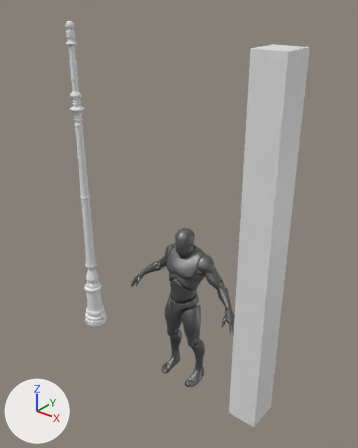
What one commit did to the Blender file European Street Lamp/Blender/Eurpean_Street_Lamp.blend.
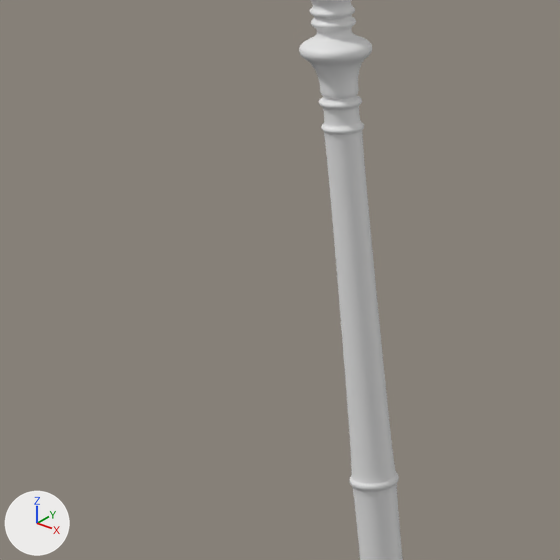
Each version is shown whole from a camera (50 mm lens) standing at (4.1, -3.42, 3.97) and looking at (1.23, 0.18, 1.74), then close up on the part from 2% to 34% of the width and 22% to 48% of the height. Lighting does not change. The marker at lower left points along +X, +Y and +Z.

Before the edit, the objects in view are built like this:
```python
me_cylinder_003 = bpy.data.meshes.new('Cylinder.003')
me_cylinder_003.from_pydata(...)  # 5169 vertices, 5153 faces; spans x -0.15..0.15, y -0.15..0.15, z 0.0..3.64
me_cylinder_003.polygons.foreach_set('use_smooth', [True] * 5153)
ob_cylinder = bpy.data.objects.new('Cylinder', me_cylinder_003)
ob_cylinder.location = (0.0, 0.0, 0.0)
_m = ob_cylinder.modifiers.new('Subdivision', 'SUBSURF')
```
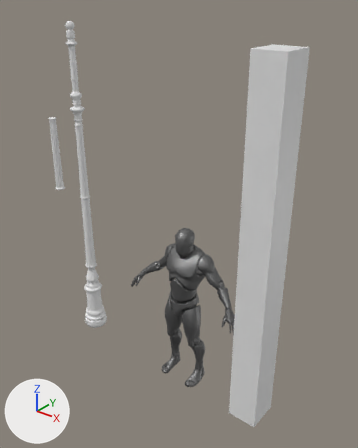
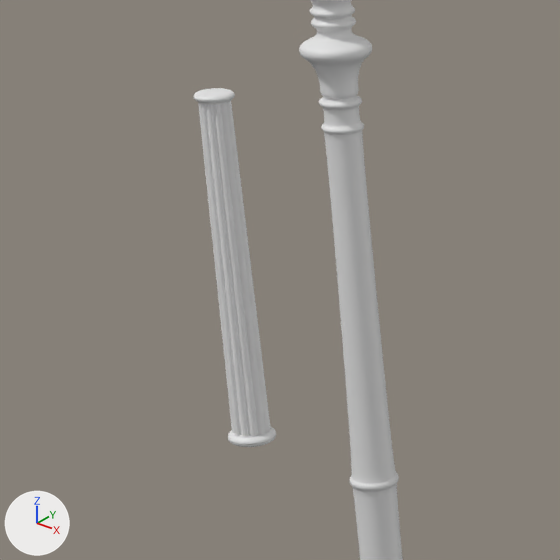
Location of each change, [x1, y1, x2, y2] in pixels of the close-ups (560 x 560 px):
'Circle', added: after [193, 88, 276, 445]
'Cylinder.001', added: after [194, 95, 235, 104]
'Cylinder.002', added: after [229, 434, 276, 447]

The change, as a diff of the scene's bpy script:
```diff
--- a/European Street Lamp/Blender/Eurpean_Street_Lamp.blend.py
+++ b/European Street Lamp/Blender/Eurpean_Street_Lamp.blend.py
@@ me_cylinder_004 @@
+me_cylinder_004.from_pydata(...)  # 256 vertices, 226 faces; spans x -0.4968..-0.3807, y -0.058..0.058, z 1.7697..1.7972
+me_cylinder_004.polygons.foreach_set('use_smooth', [True] * 226)
@@ me_cylinder_002 @@
+me_cylinder_002.from_pydata(...)  # 256 vertices, 226 faces; spans x -0.4852..-0.3923, y -0.0464..0.0464, z 2.6018..2.6214
+me_cylinder_002.polygons.foreach_set('use_smooth', [True] * 226)
@@ me_circle_001 @@
+me_circle_001.from_pydata(...)  # 632 vertices, 518 faces; spans x -0.058..0.058, y -0.058..0.058, z -0.833..0.019
+me_circle_001.polygons.foreach_set('use_smooth', [True] * 518)
@@ ob_cylinder_002 @@
+ob_cylinder_002 = bpy.data.objects.new('Cylinder.002', me_cylinder_004)
+ob_cylinder_002.location = (0.0, 0.0, 0.0)
+_m = ob_cylinder_002.modifiers.new('Subdivision', 'SUBSURF')
@@ ob_cylinder_001 @@
+ob_cylinder_001 = bpy.data.objects.new('Cylinder.001', me_cylinder_002)
+ob_cylinder_001.location = (0.0, 0.0, 0.0)
+_m = ob_cylinder_001.modifiers.new('Subdivision', 'SUBSURF')
@@ ob_circle @@
+ob_circle = bpy.data.objects.new('Circle', me_circle_001)
+ob_circle.location = (-0.439, 0.0, 2.603)
+_m = ob_circle.modifiers.new('Subdivision', 'SUBSURF')
```
